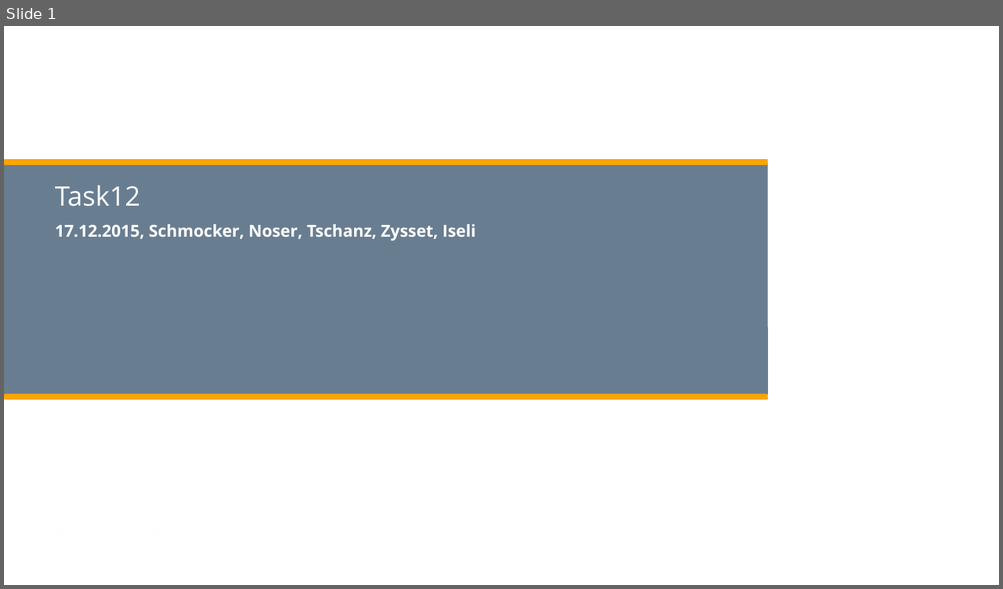
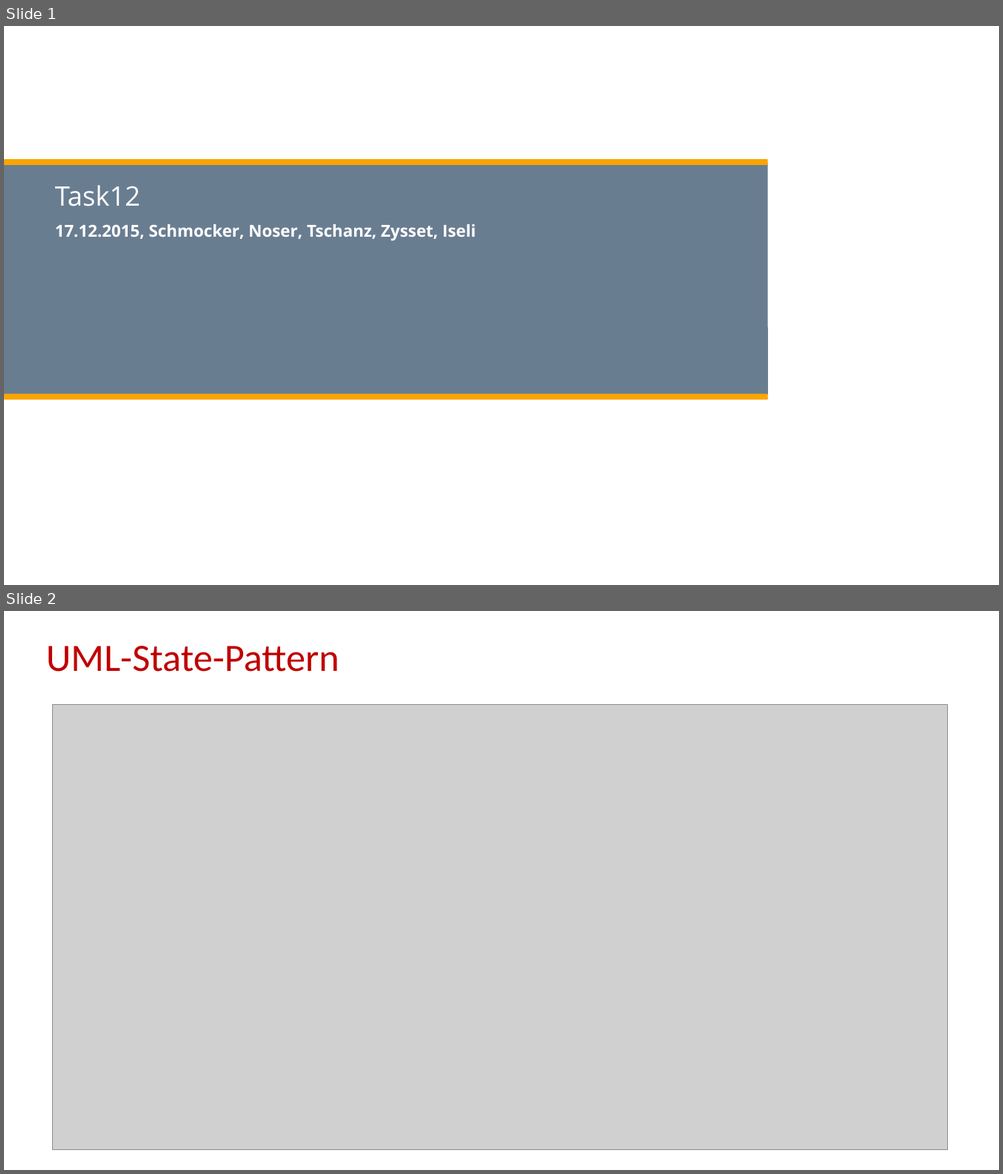
Before and after one commit to zyssm4/ch.bfh.btx8081.w2015.red, a slide deck: doc/Task12/Task 12.pptx. Shown one above the other, each under a label of ours: slide 1 before the commit, slides 1 and 2 after it. The pictures are 1003x589 and 1003x1174 pixels, drawn with LibreOffice and Linux fonts; fonts in the diff are those of the drawing; grey boxes stand for pictures; background and template pictures are left out. Boxes give left, top, right and bottom in pixels: in the first picture for what was removed or moved away, otherwise in the second. Text is boxed around its words. In the diff, an @@ line names an element or a change of style, - is before the commit and + after.

```diff
--- a/doc/Task12/Task 12.pptx
+++ b/doc/Task12/Task 12.pptx
@@ slide 2 added at [4,611,999,1170], background #FFFFFF @@
@@ text added at [46,646,339,672], 37.4 pt, text #C00000 @@
+UML-State-Pattern
@@ picture added at [53,705,948,1150] @@
```
Also in this commit, not shown: 1 slide changed, 5 other slides added, 2 slides removed.
